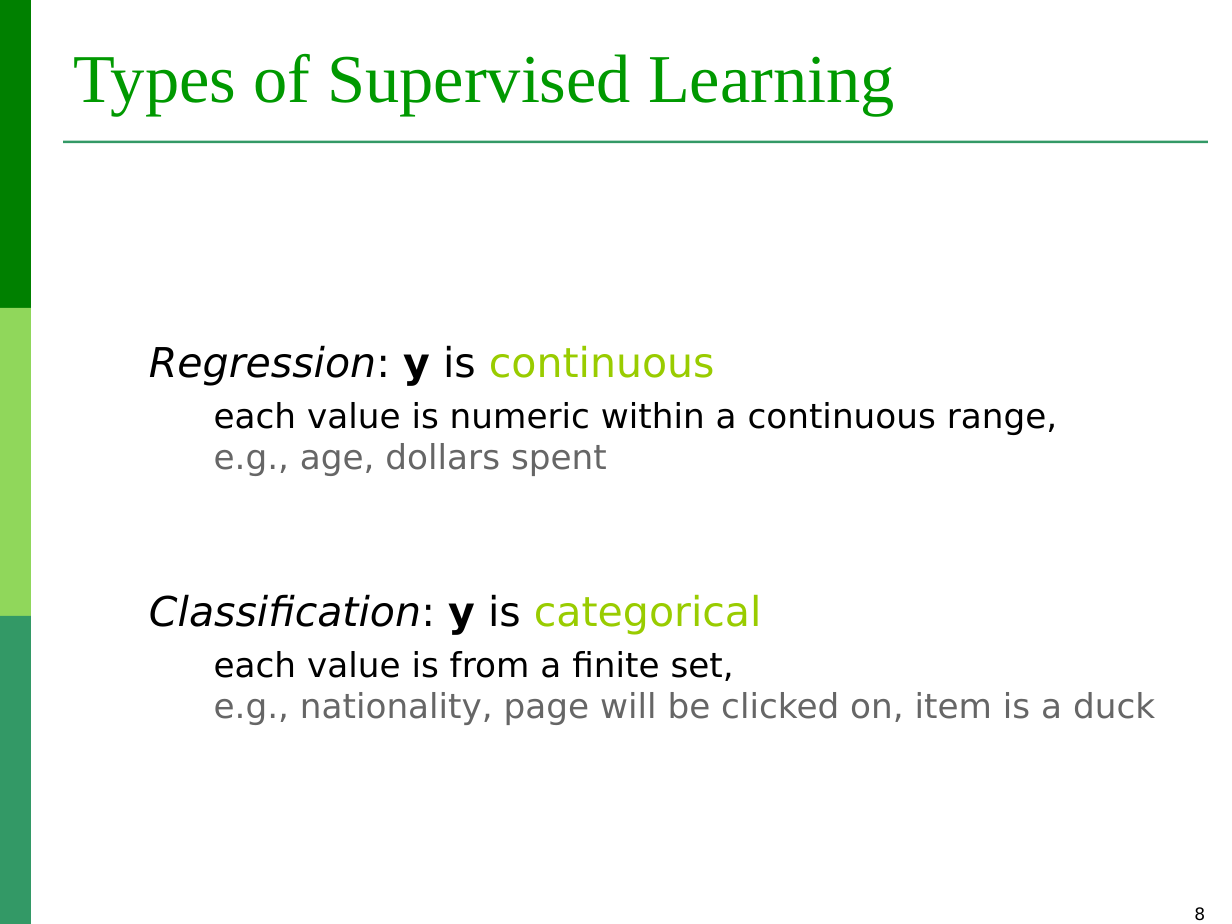
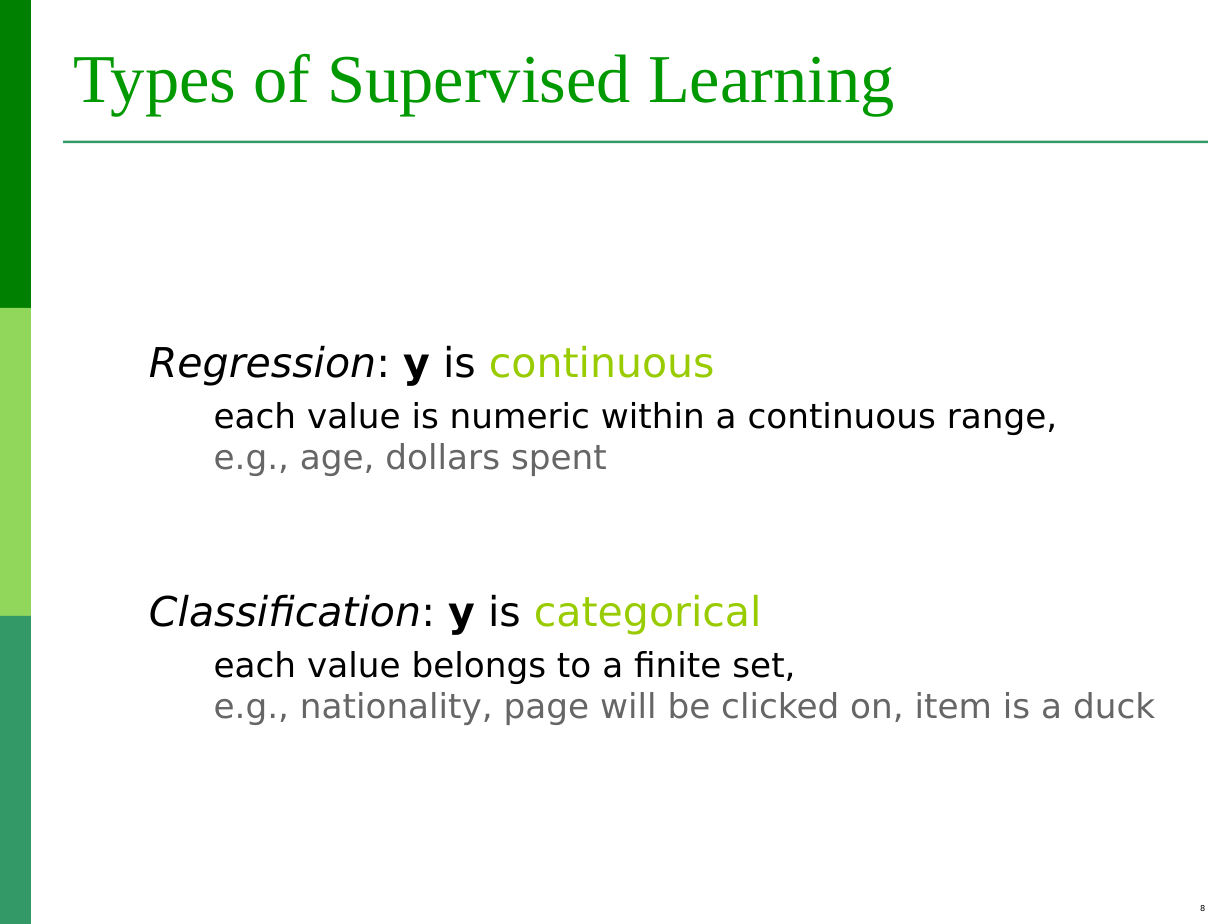
Before and after one commit to lauradiosan/DS-UBB, a slide deck: slide 8 of 2024-2025/lectures/ML_regression.ppt. Drawn at 1232x924 pixels with LibreOffice and Linux fonts; fonts in the diff are those of the drawing. Boxes give left, top, right and bottom in pixels: in the first picture for what was removed or moved away, otherwise in the second. Text is boxed around its words. In the diff, an @@ line names an element or a change of style, - is before the commit and + after.

```diff
--- a/2024-2025/lectures/ML_regression.ppt
+++ b/2024-2025/lectures/ML_regression.ppt
@@ text at (214,651,1155,725): text changed @@
-    each value is from a finite set,
-    e.g., nationality, page will be clicked on, item is a duck
+    each value belongs to a finite set,
+    e.g., nationality, page will be clicked on, item is a duck
@@ page number at (1200,905,1205,914): size 10 to 4.8 pt @@
```
Also in this commit, not shown: 18 other slides changed, 11 other files.
